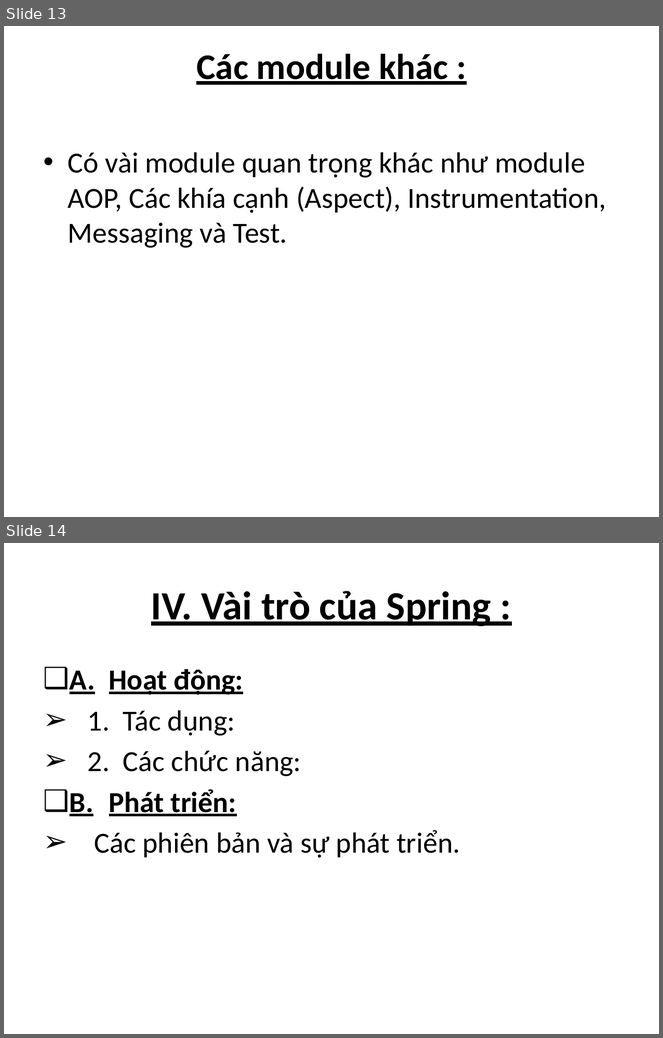
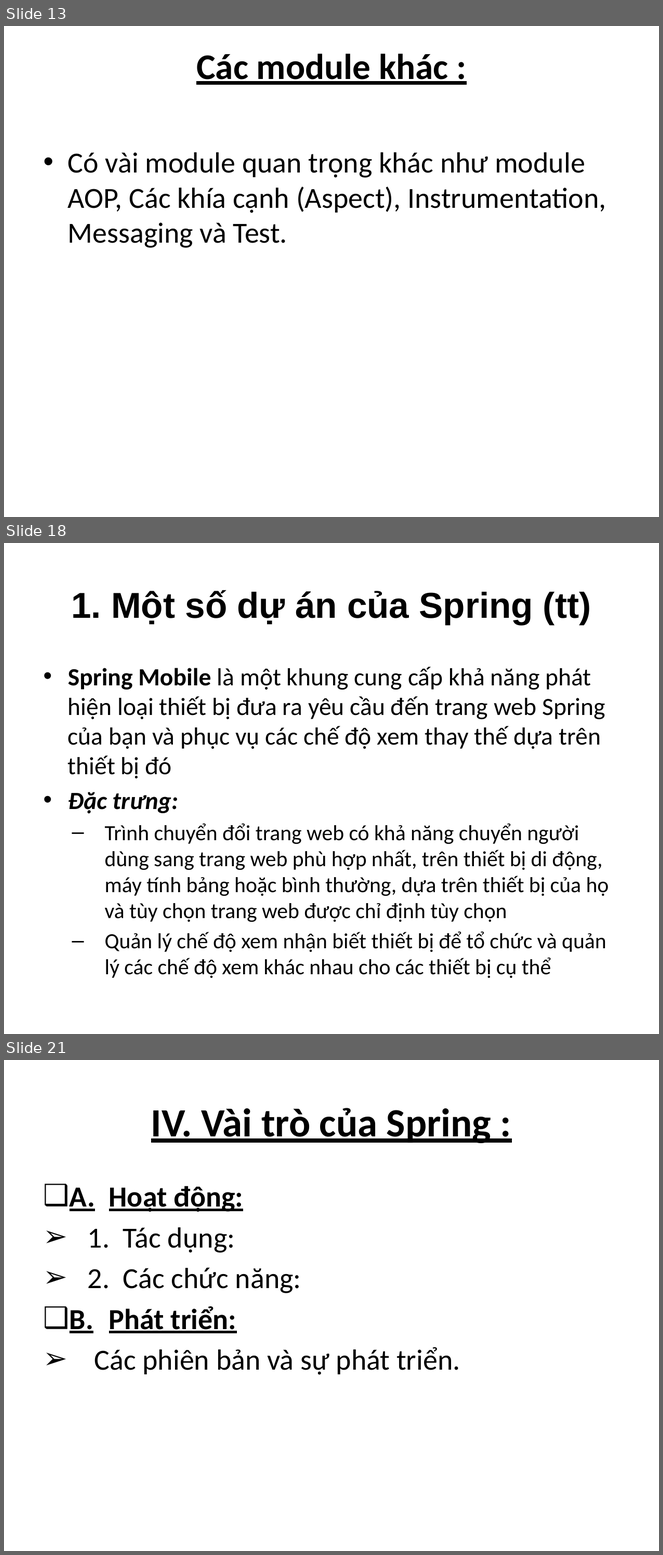
Before and after one commit to tvhnhoainhien1311/Spring_, a slide deck: Updatejava.pptx. Shown one above the other, each under a label of ours: slides 13 and 14 before the commit, slides 13, 18 and 21 after it; the slides between them are not shown. The pictures are 663x1038 and 663x1555 pixels, drawn with LibreOffice and Linux fonts; fonts in the diff are those of the drawing. Boxes give left, top, right and bottom in pixels: in the first picture for what was removed or moved away, otherwise in the second. Text is boxed around its words. In the diff, an @@ line names an element or a change of style, - is before the commit and + after.

Commit message:
Final PP about Spring

```diff
--- a/Updatejava.pptx
+++ b/Updatejava.pptx
@@ slide 18 added at box(4, 543, 659, 1034), background #FFFFFF @@
@@ title added at box(71, 590, 591, 625), 39.6 pt, text #000000, bold @@
+1. Một số dự án của Spring (tt)
@@ text added at box(68, 667, 609, 978), 23.8 pt, text #000000 @@
+• Spring Mobile là một khung cung cấp khả năng phát hiện loại thiết bị đưa ra yêu cầu đến trang web Spring của bạn và phục vụ các chế độ xem thay thế dựa trên thiết bị đó
+• Đặc trưng:
+  – Trình chuyển đổi trang web có khả năng chuyển người dùng sang trang web phù hợp nhất, trên thiết bị di động, máy tính bảng hoặc bình thường, dựa trên thiết bị của họ và tùy chọn trang web được chỉ định tùy chọn
+  – Quản lý chế độ xem nhận biết thiết bị để tổ chức và quản lý các chế độ xem khác nhau cho các thiết bị cụ thể
@@ what was slide 14 is now slide 21 @@
```
Also in this commit, not shown: 5 slides changed, 6 other slides added.
